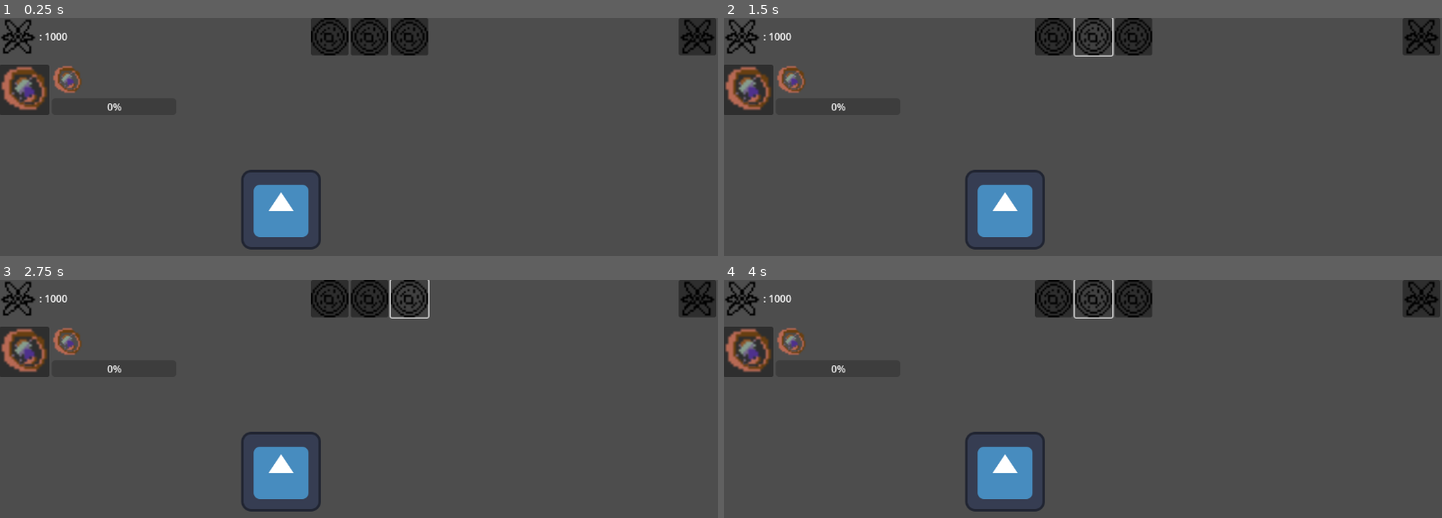
Above: before the commit, frames 1-4 (two rows, left to right).
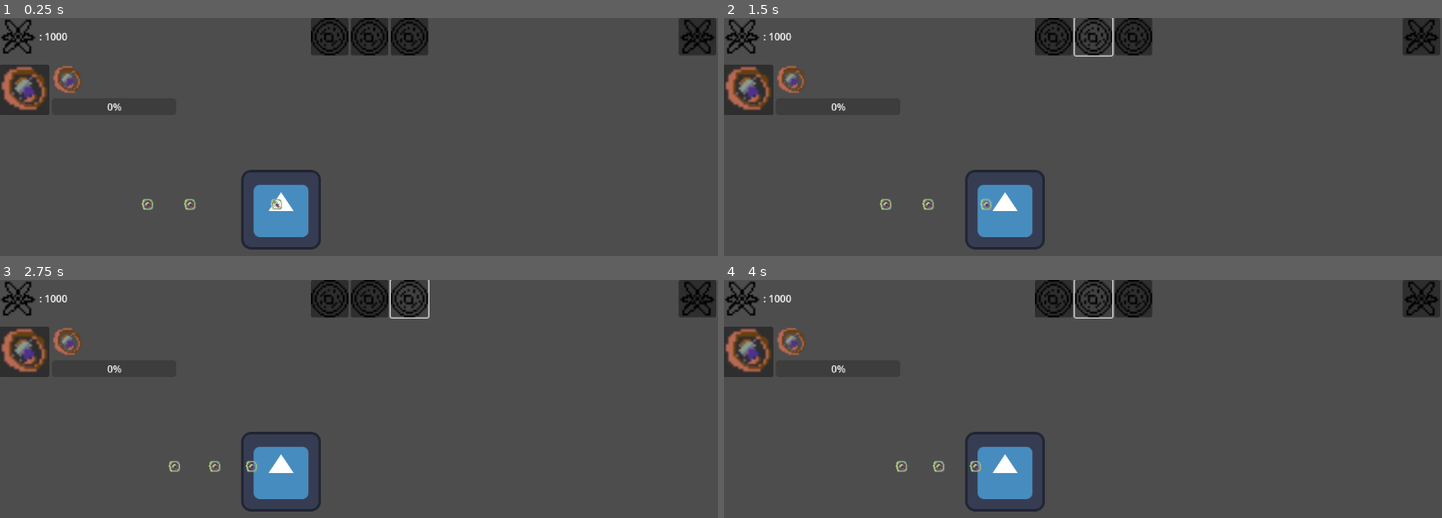
Above: after the commit, the same moments.

Repository: MSILycanthropy/age_of_spore
Game: Godot game, scene res://scenes/base.tscn
The game is run twice, just before and just after one commit, with the same random seed, the same clock (stepped at 60 frames per second) and the same inputs. The engine's default icon, where the game draws it, is replaced by a stand-in: a white triangle on a blue panel in a dark square.
Inputs (mouse positions are in pixels of both pictures, inside the frame that each line leads up to):
- Up to frame 1 (0.25 s): no input
- Up to frame 2 (1.5 s): click (1054, 37) at 0.5 s; click (1090, 37) at 1.25 s
- Up to frame 3 (2.75 s): click (409, 299) at 2 s
- Up to frame 4 (4 s): click (1054, 299) at 2.75 s; click (1090, 299) at 3.5 s

The runs differ from the first frame. In frame 1, 0.2% of the frame differs, in the area x 19-40%, y 75-81%; in frame 2, 0.2%; in frame 3, 0.2%; in frame 4, 0.2%.

Commit message:
Unit base class coding plus Soldier movement and collision

Diff:
--- a/project.godot
+++ b/project.godot
@@ -19,13 +19,13 @@
 
 zoom_in={
 "deadzone": 0.5,
-"events": [Object(InputEventKey,"resource_local_to_scene":fa …(175 unchanged characters)… ode":4194320,"key_label":0,"unicode":0,"location":0,"echo":false,"script":null)
+"events": [Object(InputEventKey,"resource_local_to_scene":fa …(175 unchanged characters)… ode":4194320,"key_label":0,"unicode":0,"echo":false,"script":null)
 , Object(InputEventJoypadButton,"resource_local_to_scene":false,"resource_name":"","device":-1,"button_index":11,"pressure":0.0,"pressed":true,"script":null)
 ]
 }
 zoom_out={
 "deadzone": 0.5,
-"events": [Object(InputEventKey,"resource_local_to_scene":fa …(175 unchanged characters)… ode":4194322,"key_label":0,"unicode":0,"location":0,"echo":false,"script":null)
+"events": [Object(InputEventKey,"resource_local_to_scene":fa …(175 unchanged characters)… ode":4194322,"key_label":0,"unicode":0,"echo":false,"script":null)
 , Object(InputEventJoypadButton,"resource_local_to_scene":false,"resource_name":"","device":-1,"button_index":12,"pressure":0.0,"pressed":true,"script":null)
 ]
 }
--- a/scenes/base.tscn
+++ b/scenes/base.tscn
@@ -4,12 +4,15 @@
 [ext_resource type="Script" path="res://scripts/game_manager.gd" id="1_m85jm"]
 [ext_resource type="PackedScene" uid="uid://d1cm5xhujn3au" path="res://scenes/stageUi.tscn" id="3_mj5ff"]
 [ext_resource type="PackedScene" uid="uid://b2ox8nbqsb536" path="res://scenes/baseUi.tscn" id="4_w0pqh"]
+[ext_resource type="PackedScene" uid="uid://igodleuf1hyi" path="res://scenes/soldier.tscn" id="3_wcsnk"]
+
 
 [node name="Base" type="Node2D" node_paths=PackedStringArray("cell_stage", "human_stage", "space_stage")]
 script = ExtResource("1_m85jm")
 cell_stage = NodePath("CellStage")
 human_stage = NodePath("HumanStage")
 space_stage = NodePath("SpaceStage")
+soldier_scene = ExtResource("3_wcsnk")
 
 [node name="CellStage" type="Node2D" parent="."]
 
@@ -18,6 +21,18 @@
 texture = ExtResource("1_lchni")
 
 [node name="StageUi" parent="CellStage" instance=ExtResource("3_mj5ff")]
+[node name="soldier" parent="CellStage" instance=ExtResource("3_wcsnk")]
+position = Vector2(300, 300)
+id = 1
+
+[node name="soldier2" parent="CellStage" instance=ExtResource("3_wcsnk")]
+position = Vector2(448, 300)
+isEnemy = true
+id = 2
+
+[node name="soldier3" parent="CellStage" instance=ExtResource("3_wcsnk")]
+position = Vector2(232, 300)
+id = 3
 
 [node name="HumanStage" type="Node2D" parent="."]
 
@@ -38,3 +53,11 @@
 [node name="SpaceStageUi" parent="SpaceStage" instance=ExtResource("3_mj5ff")]
 
 [node name="BaseUi" parent="." instance=ExtResource("4_w0pqh")]
+[node name="PlayerSoldierSpawnLocation" type="Marker2D" parent="."]
+position = Vector2(128, 320)
+
+[node name="EnemySpawnLocation" type="Marker2D" parent="."]
+position = Vector2(1024, 320)
+
+[connection signal="contact" from="CellStage/soldier" to="." method="_on_soldier_contact"]
+[connection signal="contact" from="CellStage/soldier2" to="." method="_on_soldier_contact"]
--- /dev/null
+++ b/scenes/main.tscn
@@ -0,0 +1,11 @@
+[gd_scene load_steps=3 format=3 uid="uid://b7mgr46jefaqa"]
+
+[ext_resource type="PackedScene" uid="uid://qu1b5c5cm0bl" path="res://scenes/base.tscn" id="1_4devy"]
+[ext_resource type="PackedScene" uid="uid://bxhmg0w7ym4ds" path="res://scenes/unit.tscn" id="2_bwm6p"]
+
+[node name="Main" type="Node"]
+
+[node name="Base" parent="." instance=ExtResource("1_4devy")]
+
+[node name="Unit" parent="." instance=ExtResource("2_bwm6p")]
+position = Vector2(100, 100)
--- /dev/null
+++ b/scenes/soldier.tscn
@@ -0,0 +1,28 @@
+[gd_scene load_steps=5 format=3 uid="uid://igodleuf1hyi"]
+
+[ext_resource type="Script" path="res://scripts/soldier.gd" id="1_fkrgx"]
+[ext_resource type="Texture2D" uid="uid://cftopn43xwk0j" path="res://sprites/enemy-cell.png" id="2_4mb2l"]
+
+[sub_resource type="CircleShape2D" id="CircleShape2D_erfhh"]
+
+[sub_resource type="RectangleShape2D" id="RectangleShape2D_q0dxd"]
+
+[node name="soldier" type="RigidBody2D"]
+gravity_scale = 0.0
+script = ExtResource("1_fkrgx")
+
+[node name="SoldierSprite" type="Sprite2D" parent="."]
+texture = ExtResource("2_4mb2l")
+
+[node name="PhysicalSoldierBody" type="CollisionShape2D" parent="."]
+shape = SubResource("CircleShape2D_erfhh")
+
+[node name="MomentumStop" type="Area2D" parent="."]
+collision_layer = 2
+collision_mask = 2
+
+[node name="MomentumStopCheck" type="CollisionShape2D" parent="MomentumStop"]
+scale = Vector2(3, 3)
+shape = SubResource("RectangleShape2D_q0dxd")
+
+[connection signal="area_entered" from="MomentumStop" to="." method="area_entered"]
--- a/scenes/unit.tscn
+++ b/scenes/unit.tscn
@@ -1,33 +1,10 @@
-[gd_scene load_steps=5 format=3 uid="uid://bxhmg0w7ym4ds"]
+[gd_scene load_steps=2 format=3 uid="uid://bxhmg0w7ym4ds"]
 
 [ext_resource type="Script" path="res://scripts/unit.gd" id="1_355l0"]
-[ext_resource type="Texture2D" uid="uid://b3yxv5uffusly" path="res://icon.svg" id="2_uv6ki"]
 
-[sub_resource type="SpriteFrames" id="SpriteFrames_8ptko"]
-animations = [{
-"frames": [{
-"duration": 1.0,
-"texture": ExtResource("2_uv6ki")
-}],
-"loop": true,
-"name": &"default",
-"speed": 5.0
-}]
-
-[sub_resource type="RectangleShape2D" id="RectangleShape2D_mj4wi"]
-size = Vector2(126, 128)
-
-[node name="Unit" type="CharacterBody2D"]
+[node name="Unit" type="RigidBody2D"]
 position = Vector2(642, 347)
 collision_mask = 0
+gravity_scale = 0.0
 script = ExtResource("1_355l0")
 metadata/_edit_group_ = true
-
-[node name="AnimatedSprite2D" type="AnimatedSprite2D" parent="."]
-sprite_frames = SubResource("SpriteFrames_8ptko")
-metadata/_edit_lock_ = true
-
-[node name="CollisionShape2D" type="CollisionShape2D" parent="."]
-position = Vector2(1, 0)
-shape = SubResource("RectangleShape2D_mj4wi")
-metadata/_edit_lock_ = true
--- /dev/null
+++ b/scripts/Node.gd
@@ -0,0 +1,10 @@
+extends Unit
+
+
+# Called when the node enters the scene tree for the first time.
+func _ready():	pass # Replace with function body.
+
+
+# Called every frame. 'delta' is the elapsed time since the previous frame.
+func _process(delta):
+	pass
--- a/scripts/game_manager.gd
+++ b/scripts/game_manager.gd
@@ -3,6 +3,8 @@
 @export var cell_stage: Node2D
 @export var human_stage: Node2D
 @export var space_stage: Node2D
+@export var soldier_scene: PackedScene
+
 
 # Called when the node enters the scene tree for the first time.
 func _ready() -> void:
@@ -36,3 +38,8 @@
 		cell_stage.visible = true
 		human_stage.visible = false
 		space_stage.visible = false
+
+
+func _on_soldier_contact():
+	print("SOLDIERS CONTACTED")
+	pass # Replace with function body.
--- /dev/null
+++ b/scripts/scale_manager.gd
@@ -0,0 +1,11 @@
+extends Node
+
+
+# Called when the node enters the scene tree for the first time.
+func _ready():
+	pass # Replace with function body.
+
+
+# Called every frame. 'delta' is the elapsed time since the previous frame.
+func _process(delta):
+	pass
--- /dev/null
+++ b/scripts/soldier.gd
@@ -0,0 +1,31 @@
+extends Unit
+
+
+# Solider Base Class
+
+#func _ready():
+	#screen_size = get_viewport_rect().size
+	#if(isEnemy):
+		#direction = -1
+	#else:
+		#direction = 1
+		#
+	#velocity = Vector2(200, 0) * direction
+	#
+#func _init():
+	## Not sure what the diff between init and ready is yet
+	#pass
+#
+#func _physics_process(delta: float):
+	#move_and_slide()
+	#
+#func _process(delta):
+	## Main Loop (p much)
+	#if health < 0:
+		#die()
+	#
+	#
+	#
+#func die():
+	#hide() # Disappears after dying
+	#$CollisionShape2D.set_deferred("disabled", true) # Disable Collision hitbox
--- a/scripts/unit.gd
+++ b/scripts/unit.gd
@@ -1,14 +1,19 @@
-extends CharacterBody2D
+class_name Unit
+extends RigidBody2D
+signal contact
+
 
 @export var isEnemy : bool
+
 
 var direction = 1
 var health
 var attack_damage = 1
 # Perhaps Soldier type will be decided upon instancing
-enum SOLDIER_TYPE {MELEE,RANGED,SPECIAL}
+# enum SOLDIER_TYPE {MELEE,RANGED,SPECIAL}
 var attack_range
 var screen_size
+@export var id:int
 
 func _ready():
 	screen_size = get_viewport_rect().size
@@ -16,23 +21,32 @@
 		direction = -1
 	else:
 		direction = 1
-
-	velocity = Vector2(200, 0) * direction
+	set_axis_velocity(Vector2(20,0)*direction)
+	contact_monitor = true
+	max_contacts_reported = 5
 
 func _init():
 	# Not sure what the diff between init and ready is yet
 	pass
 
-func _physics_process(delta: float):
-	move_and_slide()
-
-func _process(delta):
-	# Main Loop (p much)
-	if health < 0:
-		die()
-
-
 
 func die():
 	hide() # Disappears after dying
 	$CollisionShape2D.set_deferred("disabled", true) # Disable Collision hitbox
+
+
+# Collision setup
+# 1. Create Area2d with collision shape rectangle slightly bigger than CollisionShape2d
+# 2. Click Area2d -> Node on top right -> area_entered Signal
+# 3. Set Receiver method to area_entered
+
+func area_entered(body):
+	set_linear_velocity(Vector2(0,0))
+	print("Collided")
+	print(id)
+	contact.emit()
+	start_attack()
+	#$CollisionShape2D.set_deferred("disabled", true) # Disable Collision hitbox
+
+func start_attack():
+	pass
